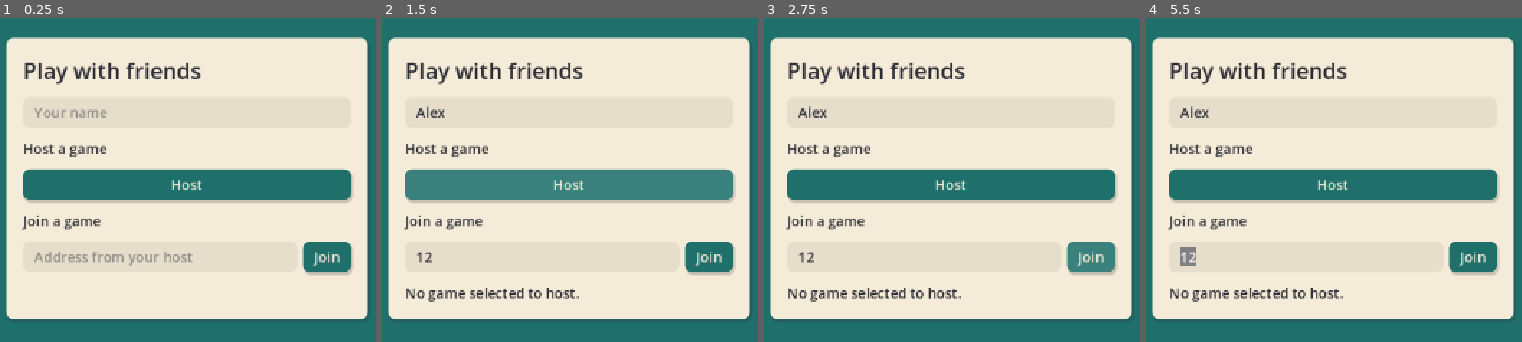
Above: before the commit, frames 1-4 (left to right).
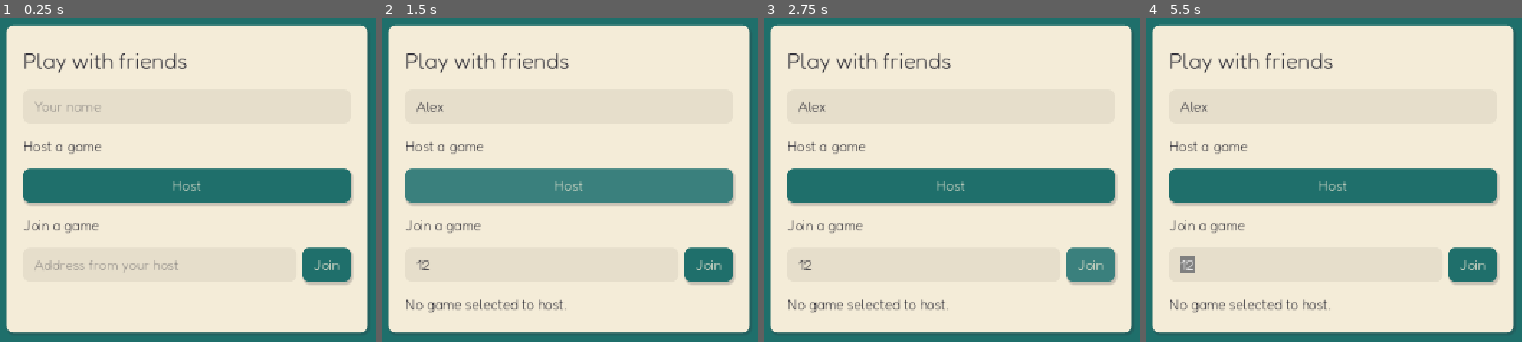
Above: after the commit, the same moments.

Repository: Khushi-v-git/openGaming
Game: Godot game, scene res://core/lobby/lobby_scene.tscn
The game is run twice, just before and just after one commit, with the same random seed, the same clock (stepped at 60 frames per second) and the same inputs. The project has no main scene, so this scene is started directly.
Inputs (mouse positions are in pixels of both pictures, inside the frame that each line leads up to):
- Up to frame 1 (0.25 s): no input
- Up to frame 2 (1.5 s): click (570, 111) at 0.52 s; type "Alex" at 0.6 s; click (543, 257) at 0.75 s; type "12" at 0.83 s; click "Host" at 1.25 s
- Up to frame 3 (2.75 s): click "Join" at 2 s
- Up to frame 4 (5.5 s): move the mouse to (1510, 157) at 2.77 s; hold Shift 2.78-3.5 s; click (1510, 157) at 2.92 s; drag from (1172, 202) to (1292, 267) at 3.52 s; move the mouse to (1412, 79) at 4.27 s; tap Ctrl at 4.35 s; click (1412, 79) at 4.42 s; drag from (1292, 267) to (outside the picture) at 5.02 s

The runs differ from the first frame. In frame 1, 16% of the frame differs, in the area x 1-98%, y 1-98%; in frame 2, 17%; in frame 3, 17%; in frame 4, 17%.
Error in both runs: Invalid access to property or key 'app_version' on a base object of type 'Dictionary'. (res://core/lobby/lobby_scene.gd:337)

Commit message:
Fonts: Fredoka for text with Baloo 2 as fallback for Devanagari names, OFL texts and README credits
Co-Authored-By: Claude Sonnet 5.5 <noreply@anthropic.com>

Diff:
--- a/core/ui/app_theme.gd
+++ b/core/ui/app_theme.gd
@@ -4,8 +4,23 @@
 ## from the top-left light (so shadow falls bottom-right), no outlines or gradients.
 
 
+const FONT_PATH: String = "res://core/assets/fonts/Fredoka.ttf"
+const FALLBACK_FONT_PATH: String = "res://core/assets/fonts/Baloo2.ttf"  # Devanagari (and Vietnamese) names
+
+
+## Fredoka for text; Baloo 2 fills in the scripts Fredoka does not have (both OFL 1.1).
+static func build_font() -> Font:
+	var font: FontFile = load(FONT_PATH)
+	var fallback: FontFile = load(FALLBACK_FONT_PATH)
+	var combined: FontVariation = FontVariation.new()
+	combined.base_font = font
+	combined.fallbacks = [fallback]
+	return combined
+
+
 static func build() -> Theme:
 	var theme: Theme = Theme.new()
+	theme.default_font = build_font()
 	theme.default_font_size = Tokens.FONT_SIZE
 
 	theme.set_color("font_color", "Label", Tokens.INK)
--- /dev/null
+++ b/tests/core/test_fonts.gd
@@ -0,0 +1,31 @@
+extends GutTest
+## The shared font covers Latin, and Devanagari names fall back to Baloo 2.
+
+
+func test_the_theme_uses_fredoka_with_baloo_as_fallback() -> void:
+	var theme: Theme = AppTheme.build()
+	assert_not_null(theme.default_font)
+	var variation: FontVariation = theme.default_font
+	assert_eq((variation.base_font as FontFile).resource_path, AppTheme.FONT_PATH)
+	assert_eq((variation.fallbacks[0] as FontFile).resource_path, AppTheme.FALLBACK_FONT_PATH)
+
+
+func test_latin_is_in_fredoka_and_devanagari_is_not() -> void:
+	var fredoka: FontFile = load(AppTheme.FONT_PATH)
+	assert_true(fredoka.has_char("A".unicode_at(0)))
+	assert_true(fredoka.has_char("é".unicode_at(0)))
+	assert_false(fredoka.has_char("न".unicode_at(0)), "Fredoka has no Devanagari")
+
+
+func test_a_hindi_name_is_drawable_through_the_fallback() -> void:
+	var baloo: FontFile = load(AppTheme.FALLBACK_FONT_PATH)
+	for letter: String in "नमस्ते":
+		assert_true(baloo.has_char(letter.unicode_at(0)), "Baloo 2 has %s" % letter)
+	var width: float = AppTheme.build_font().get_string_size("नमस्ते", HORIZONTAL_ALIGNMENT_LEFT, -1, 24).x
+	assert_gt(width, 20.0)
+
+
+func test_font_licences_ship_next_to_the_fonts() -> void:
+	for name: String in ["OFL-fredoka.txt", "OFL-baloo2.txt"]:
+		var text: String = FileAccess.get_file_as_string("res://core/assets/fonts/" + name)
+		assert_string_contains(text, "SIL OPEN FONT LICENSE Version 1.1")
Binary file added: core/assets/fonts/Baloo2.ttf
Not shown, added: core/assets/fonts/Baloo2.ttf.import
Binary file added: core/assets/fonts/Fredoka.ttf
Not shown, added: core/assets/fonts/Fredoka.ttf.import
Not shown, added: core/assets/fonts/OFL-baloo2.txt
Not shown, added: core/assets/fonts/OFL-fredoka.txt
Not shown, added: tests/core/test_fonts.gd.uid
Not shown, added: README.md
